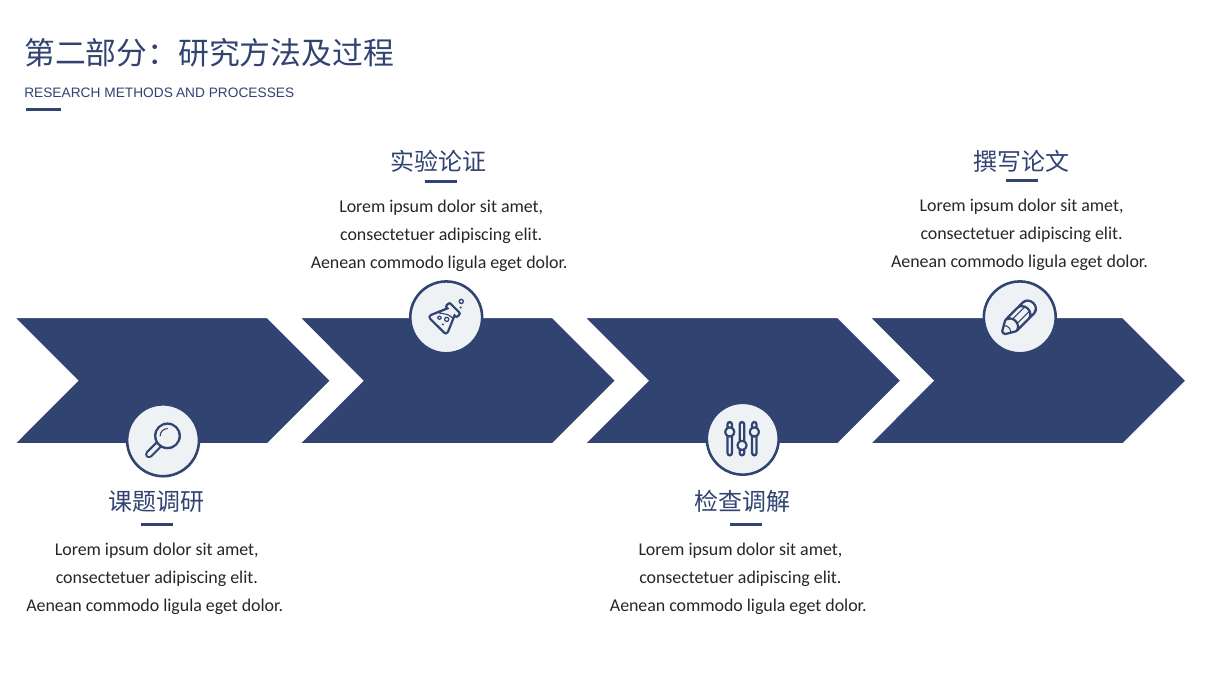
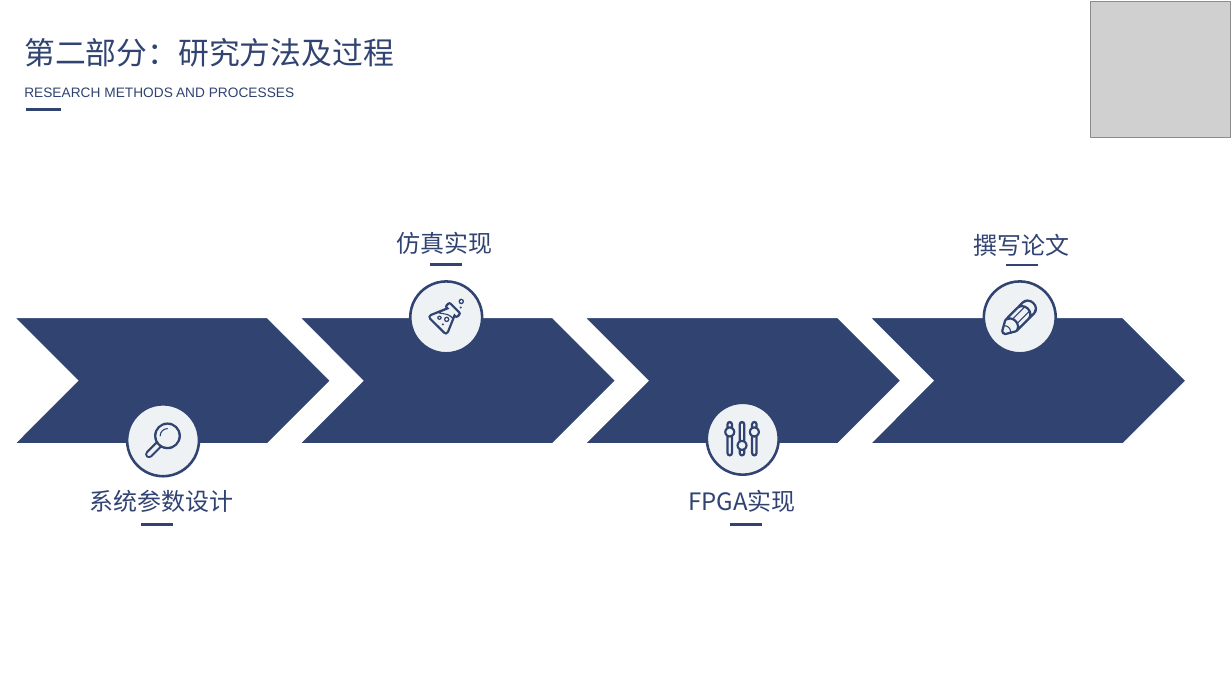
Before and after one commit to yxm785872911/paper, a slide deck: slide 8 of 答辩ppt初稿.pptx (slide 10 before the commit). Drawn at 1232x693 pixels with LibreOffice and Linux fonts; fonts in the diff are those of the drawing; grey boxes stand for pictures. Boxes give left, top, right and bottom in pixels: in the first picture for what was removed or moved away, otherwise in the second. Text is boxed around its words. In the diff, an @@ line names an element or a change of style, - is before the commit and + after.

```diff
--- a/答辩ppt初稿.pptx
+++ b/答辩ppt初稿.pptx
@@ picture added at (1090, 1, 1230, 138) @@
@@ text removed at (311, 199, 567, 271) @@
-Lorem ipsum dolor sit amet, consectetuer adipiscing elit. Aenean commodo ligula eget dolor.
@@ text removed at (891, 198, 1148, 270) @@
-Lorem ipsum dolor sit amet, consectetuer adipiscing elit. Aenean commodo ligula eget dolor.
@@ text at (397, 232, 493, 254): text changed @@
-实验论证
+仿真实现
@@ text "撰写论文": place and size @@
-text "撰写论文" at (974, 150, 1070, 172)
+text "撰写论文" at (974, 234, 1070, 256)
@@ line moved from (425, 181) - (457, 181) to (430, 265) - (462, 265) @@
@@ line moved from (1005, 181) - (1037, 181) to (1005, 265) - (1037, 265) @@
@@ text at (90, 490, 234, 512): text changed @@
-课题调研
+系统参数设计
@@ text at (688, 490, 795, 512): text changed @@
-检查调解
+FPGA实现
@@ text removed at (26, 542, 283, 614) @@
-Lorem ipsum dolor sit amet, consectetuer adipiscing elit. Aenean commodo ligula eget dolor.
@@ text removed at (610, 542, 866, 614) @@
-Lorem ipsum dolor sit amet, consectetuer adipiscing elit. Aenean commodo ligula eget dolor.
```
Also in this commit, not shown: 6 other slides changed, 4 slides added, 3 other files.
